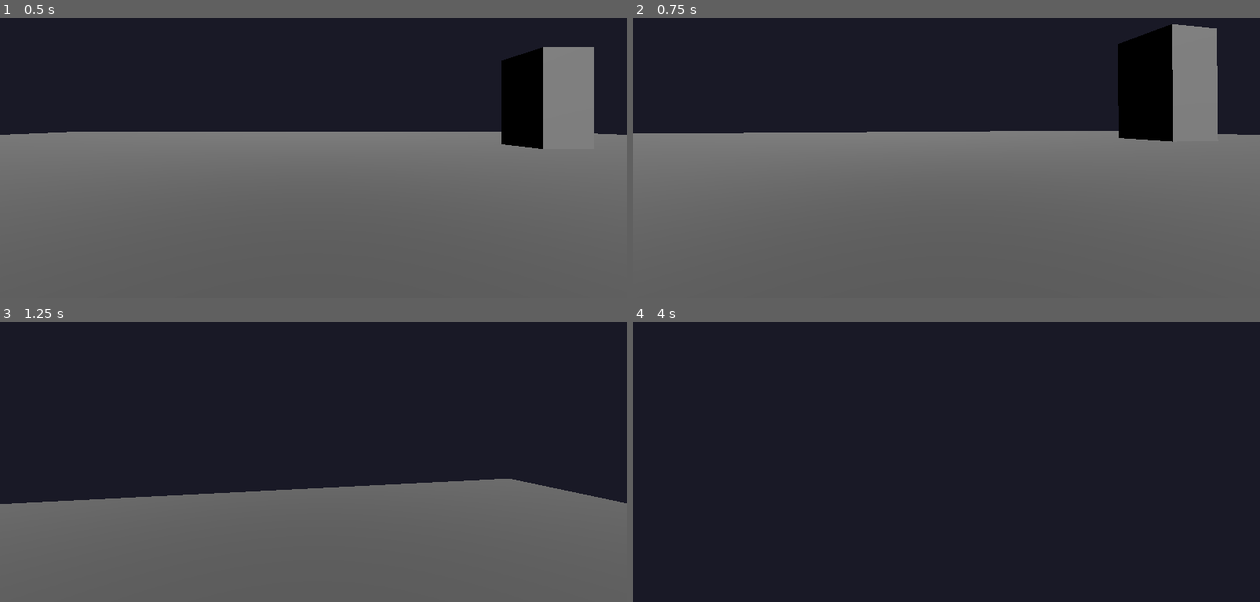
Above: before the commit, frames 1-4 (two rows, left to right).
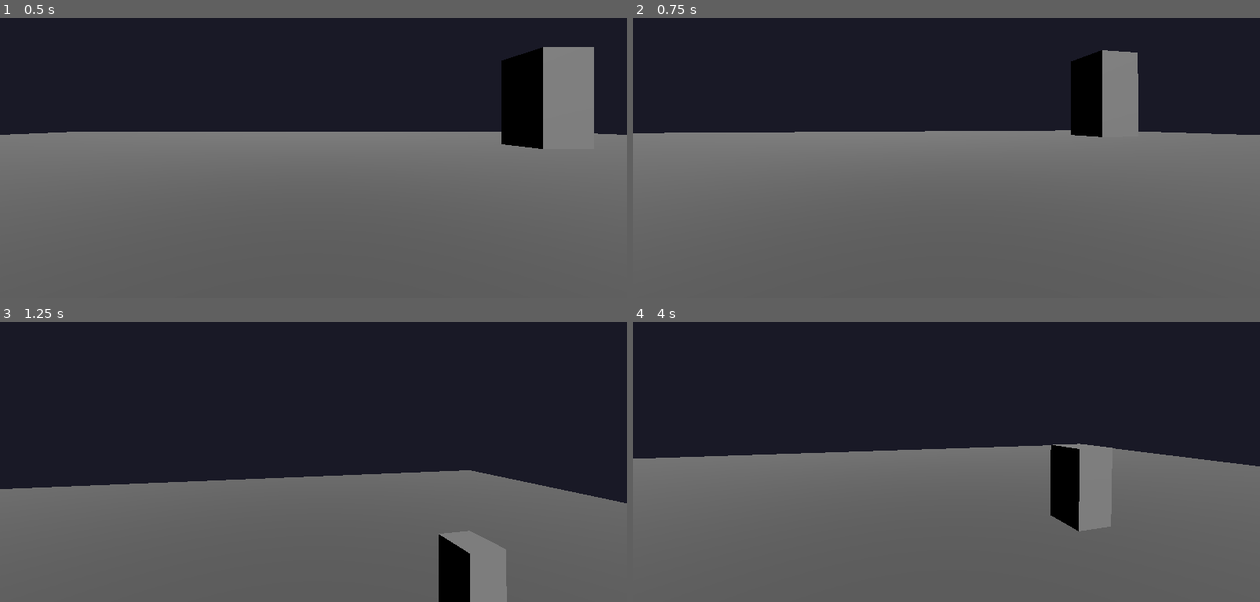
Above: after the commit, the same moments.

Repository: Ep-iL/Abetia
Game: Godot game, scene res://scenes/main/main.tscn
Two runs of this game, one before a commit and one after it. Both use one fixed random seed, a clock stepped at 60 frames per second and the inputs below.
Inputs (mouse positions are in pixels of both pictures, inside the frame that each line leads up to):
- Up to frame 1 (0.5 s): no input
- Up to frame 2 (0.75 s): tap Enter (ui_accept) at 0.5 s; move the mouse to (977, 121) at 0.52 s; hold Up (ui_up) from 0.53 s (still down)
- Up to frame 3 (1.25 s): keep holding Up (ui_up); tap Enter (ui_accept) at 0.77 s
- Up to frame 4 (4 s): keep holding Up (ui_up); move the mouse to (915, 428) at 1.27 s; tap Enter (ui_accept) at 1.52, 3.02, 3.77 s; move the mouse to (959, 420) at 2.02 s; move the mouse to (940, 431) at 2.77 s; move the mouse to (990, 431) at 3.52 s

Frame 1 is identical in both runs. In frame 2, 8.3% of the frame differs, in the area x 5-97%, y 2-45%; in frame 3, 6.0%; in frame 4, 53%, in the area x 0-100%, y 43-100%.

Commit message:
Fix player movement: WASD input and camera-relative direction

Diff:
--- a/scripts/player/player.gd
+++ b/scripts/player/player.gd
@@ -16,9 +16,16 @@
 	$Head/Camera3D.current = true
 
 func _physics_process(delta):
-	# Handle movement
-	var input_vector = Input.get_vector("ui_left", "ui_right", "ui_up", "ui_down")
-	var direction = (transform.basis * Vector3(input_vector.x, 0, input_vector.y)).normalized()
+	# Handle movement with WASD relative to camera direction
+	var input_vector = Input.get_vector("ui_a", "ui_d", "ui_w", "ui_s")
+
+	# Get the forward direction from the Head (camera rotation)
+	var forward = -$Head.global_transform.basis.z
+	var right = $Head.global_transform.basis.x
+
+	# Calculate direction relative to camera
+	var direction = (forward * input_vector.y + right * input_vector.x).normalized()
+	direction.y = 0  # Keep movement horizontal
 
 	if direction:
 		velocity.x = direction.x * speed
